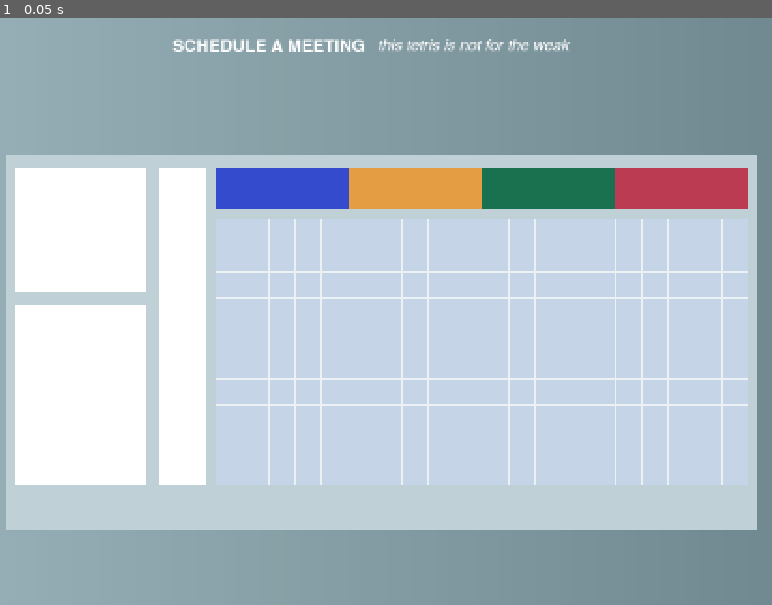
Above: before the commit, frame 1.
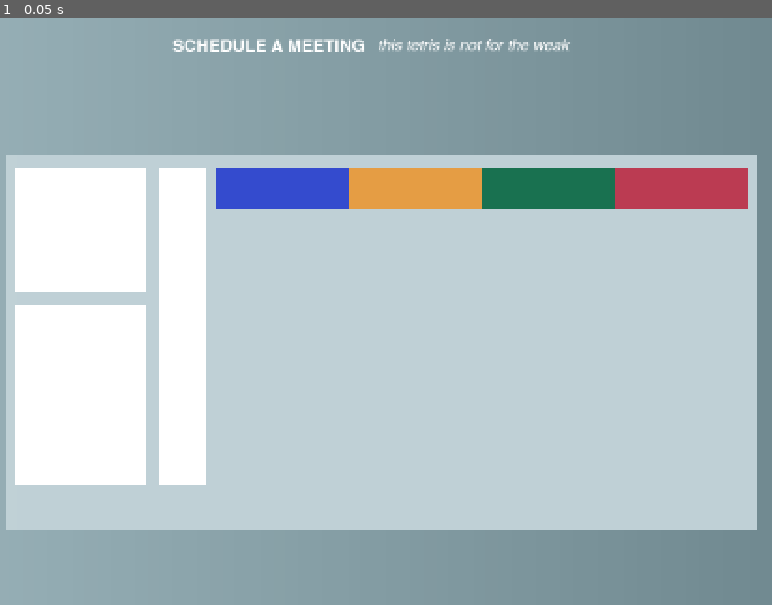
Above: after the commit, the same moment.

Repository: grkovalev/office-game
Game: Godot game, scene res://calendartetris.tscn
Same seed, same stepped clock (60 frames per second), same inputs: the game is played once before the commit and once after it. This scene is started directly instead of the project's main scene.
Inputs:
- Up to frame 1 (0.05 s): no input

The runs differ from the first frame. In frame 1, 2.1% of the frame differs, in the area x 27-97%, y 34-80%.

Commit message:
script renaming

Diff:
--- a/calendartetris.tscn
+++ b/calendartetris.tscn
@@ -1,7 +1,7 @@
 [gd_scene load_steps=18 format=3 uid="uid://dvdkj6gr6sny"]
 
 [ext_resource type="FontFile" uid="uid://72opr2tj16ch" path="res://fonts/Helvetica-Bold.ttf" id="1_5l5t3"]
-[ext_resource type="Script" uid="uid://bg6kmco1mybb3" path="res://calendartetris.gd" id="1_script"]
+[ext_resource type="Script" path="res://tetris_gridcontainer.gd" id="1_script"]
 [ext_resource type="FontFile" uid="uid://crhysmfg7mn73" path="res://fonts/Helvetica-Oblique.ttf" id="2_jwokj"]
 
 [sub_resource type="Gradient" id="Gradient_k6kum"]
